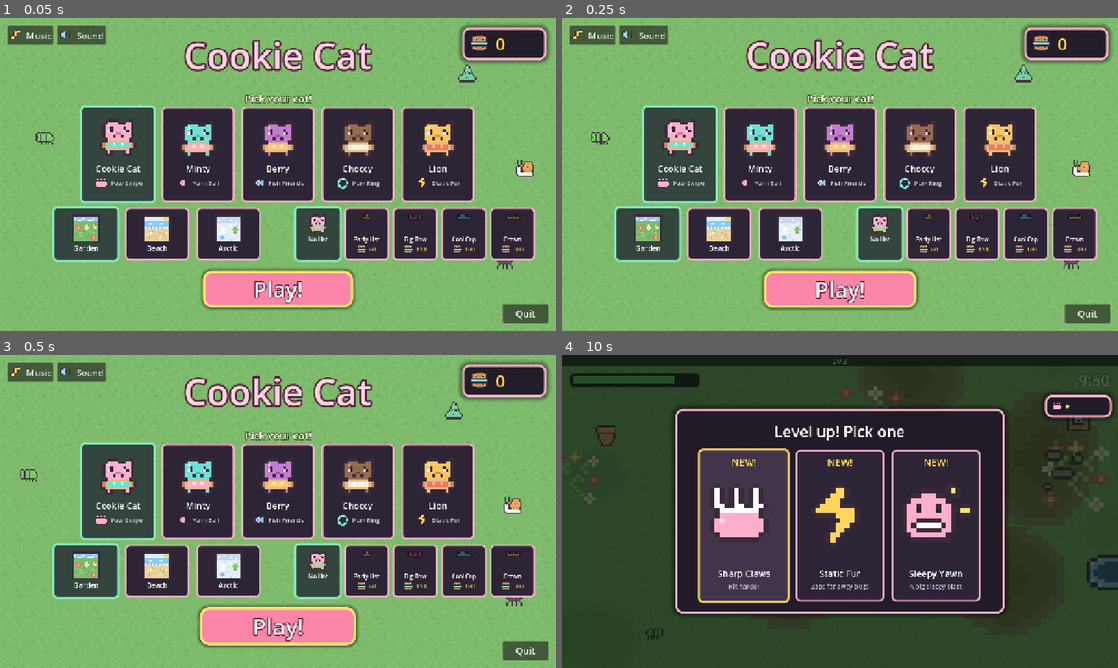
Above: before the commit, frames 1-4 (two rows, left to right).
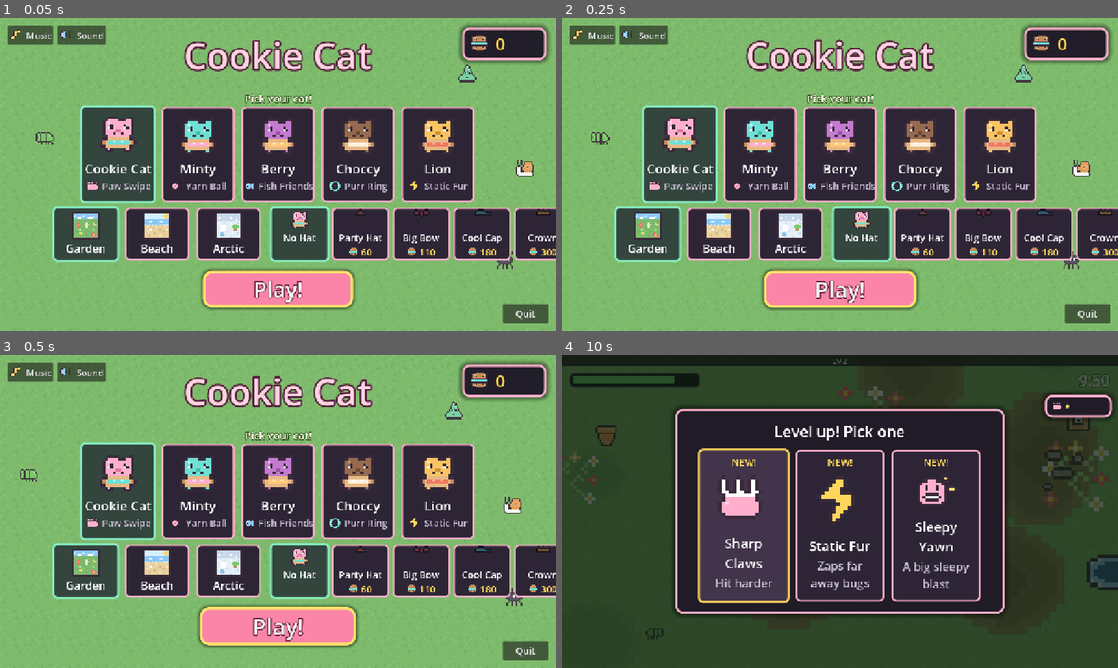
Above: after the commit, the same moments.

Repository: lukew-cogapp/cookie-cat
Game: Godot game, scene res://scenes/start_screen.tscn
The game is run twice, just before and just after one commit, with the same random seed, the same clock (stepped at 60 frames per second) and the same inputs.
Inputs (mouse positions are in pixels of both pictures, inside the frame that each line leads up to):
- Up to frame 1 (0.05 s): no input
- Up to frame 2 (0.25 s): no input
- Up to frame 3 (0.5 s): no input
- Up to frame 4 (10 s): click "Play!" at 0.5 s; tap Enter at 1.25, 4.35 s; move the mouse to (962, 495) at 1.27 s; hold D (move_right) 1.28-2 s; tap Space (confirm) at 1.35, 8.85 s; click (962, 495) at 1.42 s; drag from (728, 527) to (812, 574) at 2.02 s; move the mouse to (895, 442) at 2.77 s; hold D (move_right) 2.78-3.5 s; tap Alt at 2.85 s; drag from (812, 574) to (673, 464) at 3.52 s; move the mouse to (1006, 558) at 4.27 s; hold A (move_left) 4.28-5 s; drag from (673, 464) to (756, 433) at 5.02 s; move the mouse to (867, 511) at 5.77 s; hold S (move_down) 5.78-6.5 s; hold Shift 5.78-6.5 s; click (867, 511) at 5.92 s; drag from (756, 433) to (728, 527) at 6.52 s; move the mouse to (962, 495) at 7.27 s; hold W (move_up) 7.28-8 s; tap Ctrl at 7.35 s; drag from (728, 527) to (812, 574) at 8.02 s; move the mouse to (895, 442) at 8.77 s; hold S (move_down) 8.78-9.5 s; drag from (812, 574) to (673, 464) at 9.52 s

The runs differ from the first frame. In frame 1, 8.0% of the frame differs, in the area x 12-100%, y 31-78%; in frame 2, 8.0%; in frame 3, 8.0%, in the area x 12-100%, y 32-78%; in frame 4, 4.0%.

Commit message:
Size the text for a phone
The design's 720 units of height land on about 360 real pixels on a handset, so
a 14px blurb was drawn at 7 and nothing on the start screen or the pick screen
could be read. The hat cards widened to match.

Diff:
--- a/scripts/hud.gd
+++ b/scripts/hud.gd
@@ -404,7 +404,7 @@
 	name.text = String(data["name"])
 	name.horizontal_alignment = HORIZONTAL_ALIGNMENT_CENTER
 	name.autowrap_mode = TextServer.AUTOWRAP_WORD_SMART
-	name.add_theme_font_size_override("font_size", 20)
+	name.add_theme_font_size_override("font_size", Tuning.TEXT_BODY)
 	col.add_child(name)
 
 	var blurb := Label.new()
@@ -417,7 +417,7 @@
 			blurb.text = gives
 	blurb.horizontal_alignment = HORIZONTAL_ALIGNMENT_CENTER
 	blurb.autowrap_mode = TextServer.AUTOWRAP_WORD_SMART
-	blurb.add_theme_font_size_override("font_size", 14)
+	blurb.add_theme_font_size_override("font_size", Tuning.TEXT_SMALL)
 	blurb.add_theme_color_override("font_color", Tuning.CARD_BLURB_COLOUR)
 	col.add_child(blurb)
 
--- a/scripts/start_screen.gd
+++ b/scripts/start_screen.gd
@@ -164,7 +164,7 @@
 	var cat_name := Label.new()
 	cat_name.text = String(cat["name"])
 	cat_name.horizontal_alignment = HORIZONTAL_ALIGNMENT_CENTER
-	cat_name.add_theme_font_size_override("font_size", 20)
+	cat_name.add_theme_font_size_override("font_size", Tuning.TEXT_BODY)
 	col.add_child(cat_name)
 
 	var row := HBoxContainer.new()
@@ -178,7 +178,7 @@
 	var wname := Label.new()
 	wname.text = String(Tuning.WEAPONS[weapon]["name"])
 	wname.vertical_alignment = VERTICAL_ALIGNMENT_CENTER
-	wname.add_theme_font_size_override("font_size", 14)
+	wname.add_theme_font_size_override("font_size", Tuning.TEXT_TINY)
 	wname.add_theme_color_override("font_color", Tuning.CARD_BLURB_COLOUR)
 	row.add_child(wname)
 
@@ -217,7 +217,7 @@
 	var map_name := Label.new()
 	map_name.text = String(info["name"])
 	map_name.horizontal_alignment = HORIZONTAL_ALIGNMENT_CENTER
-	map_name.add_theme_font_size_override("font_size", 16)
+	map_name.add_theme_font_size_override("font_size", Tuning.TEXT_SMALL)
 	col.add_child(map_name)
 
 
@@ -258,7 +258,7 @@
 	var hat_name := Label.new()
 	hat_name.text = String(info["name"])
 	hat_name.horizontal_alignment = HORIZONTAL_ALIGNMENT_CENTER
-	hat_name.add_theme_font_size_override("font_size", 13)
+	hat_name.add_theme_font_size_override("font_size", Tuning.TEXT_TINY)
 	col.add_child(hat_name)
 
 	var price := HBoxContainer.new()
@@ -270,7 +270,7 @@
 	var cost := Label.new()
 	cost.text = str(int(info["cost"]))
 	cost.vertical_alignment = VERTICAL_ALIGNMENT_CENTER
-	cost.add_theme_font_size_override("font_size", 14)
+	cost.add_theme_font_size_override("font_size", Tuning.TEXT_TINY)
 	cost.add_theme_color_override("font_color", Tuning.START_COST_COLOUR)
 	price.add_child(cost)
 	_hat_prices[id] = price
--- a/scripts/tuning.gd
+++ b/scripts/tuning.gd
@@ -857,6 +857,24 @@
 
 const BANNER_TIME := 1.6
 const CARD_SIZE := Vector2(200, 250)
+
+# --- Text sizes ---
+## Sized for a phone first, which is where this is actually played, and where
+## the numbers are unforgiving: `aspect=expand` maps the design's 720 units of
+## height onto about 360 real pixels on a 20:9 handset, so everything on screen
+## is drawn at roughly half size. A 14px blurb landed at 7 real pixels, which a
+## child cannot read and an adult squints at.
+##
+## These are the sizes that put the smallest text at about 14 real pixels there.
+## They look large on a desktop, and that is the right way round: the audience
+## is five, the words are few, and nothing here is dense enough to crowd.
+##
+## Scaling the whole canvas instead was tried and reverted. `content_scale_factor`
+## enlarges the layout about a fixed origin, so the title went behind the cards
+## and Play fell off the bottom: the text has to grow without the layout moving.
+const TEXT_TINY := 22
+const TEXT_SMALL := 26
+const TEXT_BODY := 30
 ## The pause screen's tally. A picture per line, because the point of pausing
 ## mid-run is to see how it is going and the audience cannot read a label.
 const PAUSE_ICON_SIZE := Vector2(34, 34)
@@ -1247,7 +1265,9 @@
 ## row 1, so an origin-aligned overlay lands the brim on the eyes. Lifting it
 ## three rows rests the brim on the top of the head instead.
 const HAT_LIFT := -3.0
-const START_HAT_CARD_SIZE := Vector2(104, 122)
+## Wide enough for "Party Hat" at `TEXT_TINY`, which the old 104 clipped once
+## the text grew for phones.
+const START_HAT_CARD_SIZE := Vector2(132, 122)
 const START_HAT_ART_SIZE := Vector2(48, 48)
 const START_HAT_COOKIE_SIZE := Vector2(24, 24)
 
